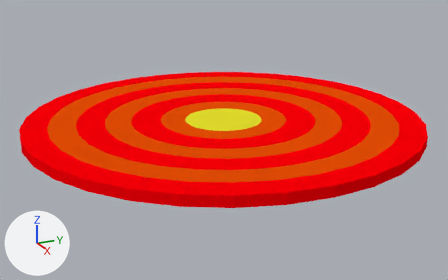
The Blender file 01-Models/rw-carpet.blend, before and after one commit.
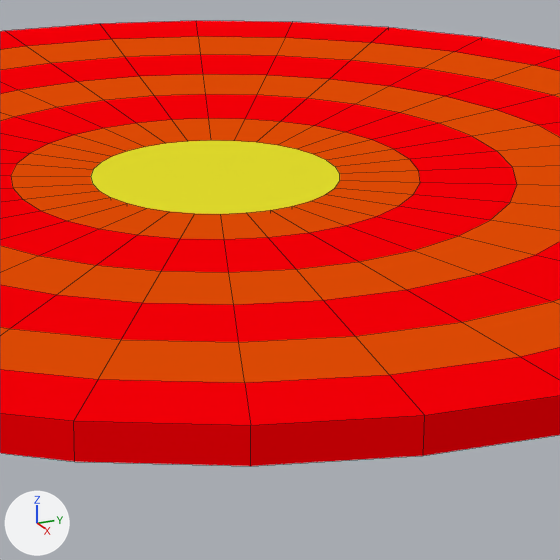
There are two pictures of each version: one whole from a camera (50 mm lens) standing at (9.33, -4.3, 3.26) and looking at (0.11, -0.04, -0.25), one close up on the part from 35% to 73% of the width and 23% to 85% of the height. Arrows for +X, +Y and +Z are at lower left; the lights stay in place. The close-ups show mesh edges as thin lines.
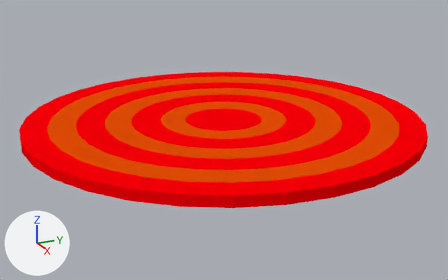
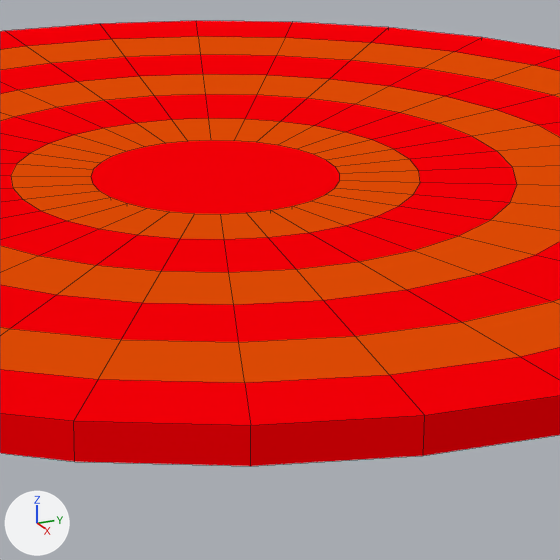
Where the change shows, as pixel boxes (x1, y1, x2, y2) in the close-ups (560 x 560 px):
part 1 of me_circle, recoloured (yellow to red)
    both: (91, 140, 340, 214)

What changed in the scene script:
```text
Change me_circle:
    where me_circle.from_pydata(...)  # 448 vertices, 450 faces; spans x -1.15..1.15, y -1.15..1.15, z 0.0..0.05
    used by ob_circle; location = (0.0, 0.0, 0.0); scale = (2.94, 2.94, 2.94)
    me_circle part 1: all 1 face that had it switch from mat_material_001 (yellow #e7e12e) to mat_material_002 (red #ff0008)
```
